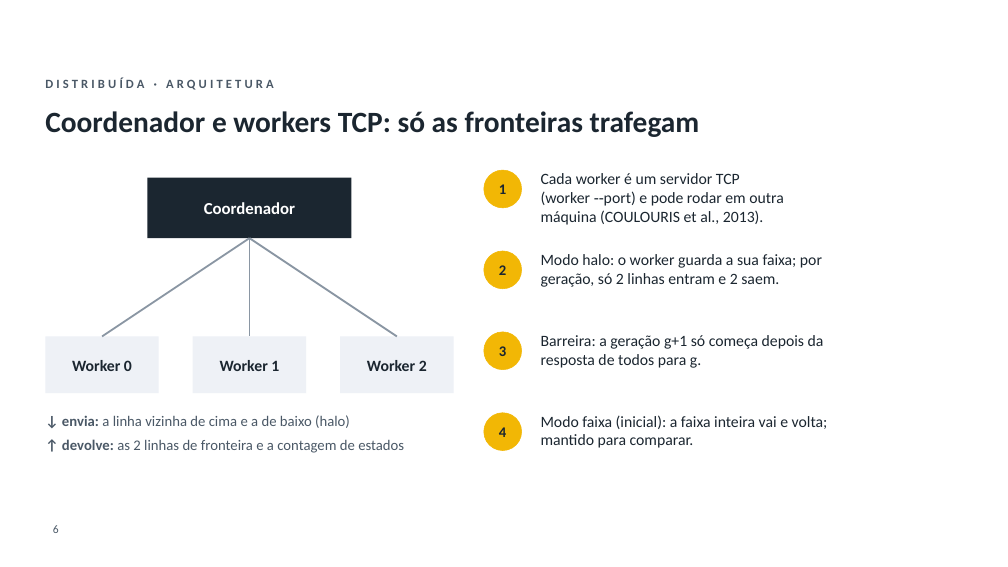
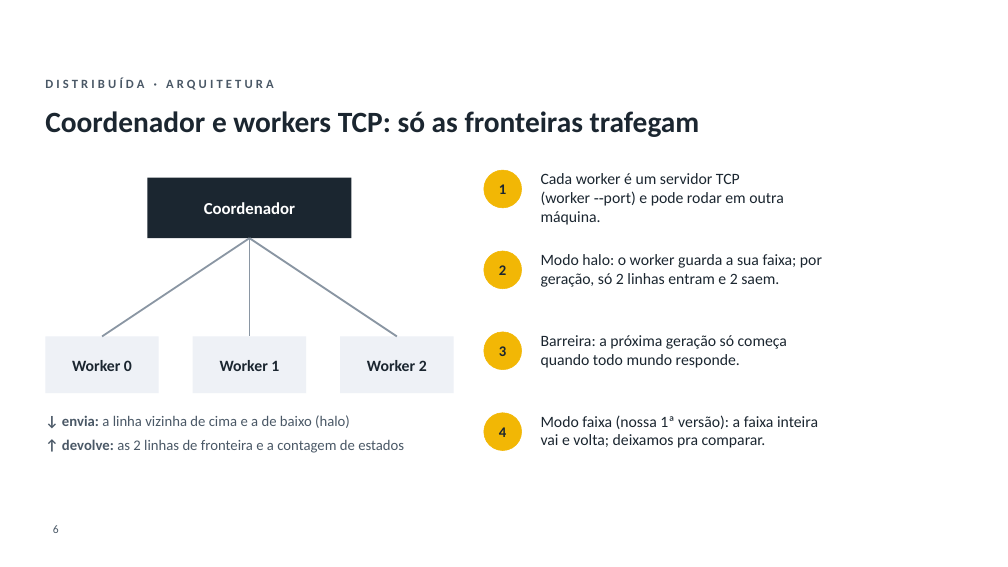
Before and after one commit to GianSE/fakenews-distribuidos, a slide deck: slide 6 of Apresentacao/Apresentacao_FakeNews_UTFPR.pptx. Drawn at 1008x567 pixels with LibreOffice and Linux fonts; fonts in the diff are those of the drawing; background and template pictures are left out. Boxes give left, top, right and bottom in pixels: in the first picture for what was removed or moved away, otherwise in the second. Text is boxed around its words. In the diff, an @@ line names an element or a change of style, - is before the commit and + after.

```diff
--- a/Apresentacao/Apresentacao_FakeNews_UTFPR.pptx
+++ b/Apresentacao/Apresentacao_FakeNews_UTFPR.pptx
@@ text at <box>541,173,784,225</box>: text changed @@
-Cada worker é um servidor TCP (worker ‑‑port) e pode rodar em outra máquina (COULOURIS et al., 2013).
+Cada worker é um servidor TCP (worker ‑‑port) e pode rodar em outra máquina.
@@ text at <box>541,335,787,368</box>: text changed @@
-Barreira: a geração g+1 só começa depois da resposta de todos para g.
+Barreira: a próxima geração só começa quando todo mundo responde.
@@ text at <box>541,415,818,448</box>: text changed @@
-Modo faixa (inicial): a faixa inteira vai e volta; mantido para comparar.
+Modo faixa (nossa 1ª versão): a faixa inteira vai e volta; deixamos pra comparar.
```
Also in this commit, not shown: 12 other slides changed, 3 other files.
